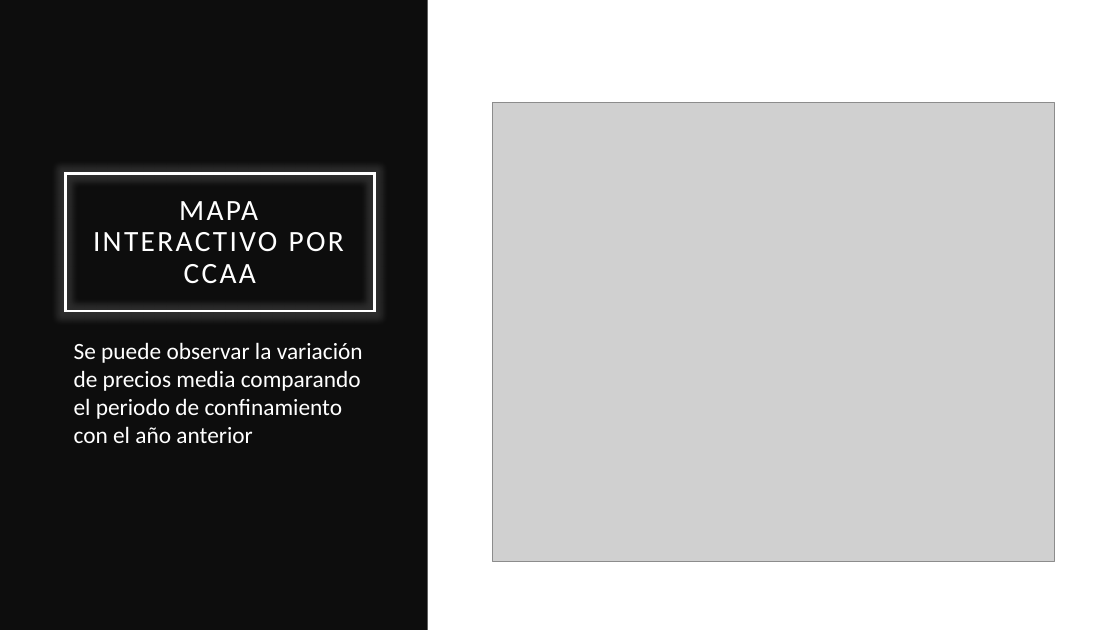
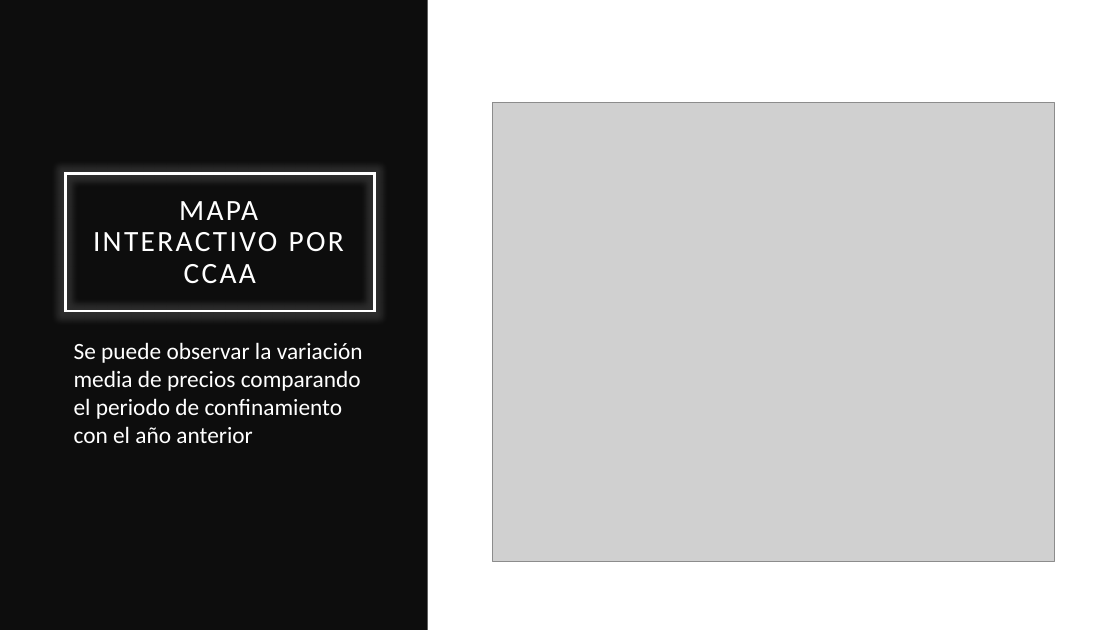
Before and after one commit to DanielRamosHoogwout/UniversityHack, a slide deck: slide 5 of Datazo.pptx. Drawn at 1120x630 pixels with LibreOffice and Linux fonts; fonts in the diff are those of the drawing; grey boxes stand for pictures. Boxes give left, top, right and bottom in pixels: in the first picture for what was removed or moved away, otherwise in the second. Text is boxed around its words. In the diff, an @@ line names an element or a change of style, - is before the commit and + after.

```diff
--- a/Datazo.pptx
+++ b/Datazo.pptx
@@ text at box(74, 342, 363, 443): text changed @@
-Se puede observar la variación de precios media comparando el periodo de confinamiento con el año anterior
+Se puede observar la variación media de precios comparando el periodo de confinamiento con el año anterior
```
Also in this commit, not shown: 2 other slides changed.
